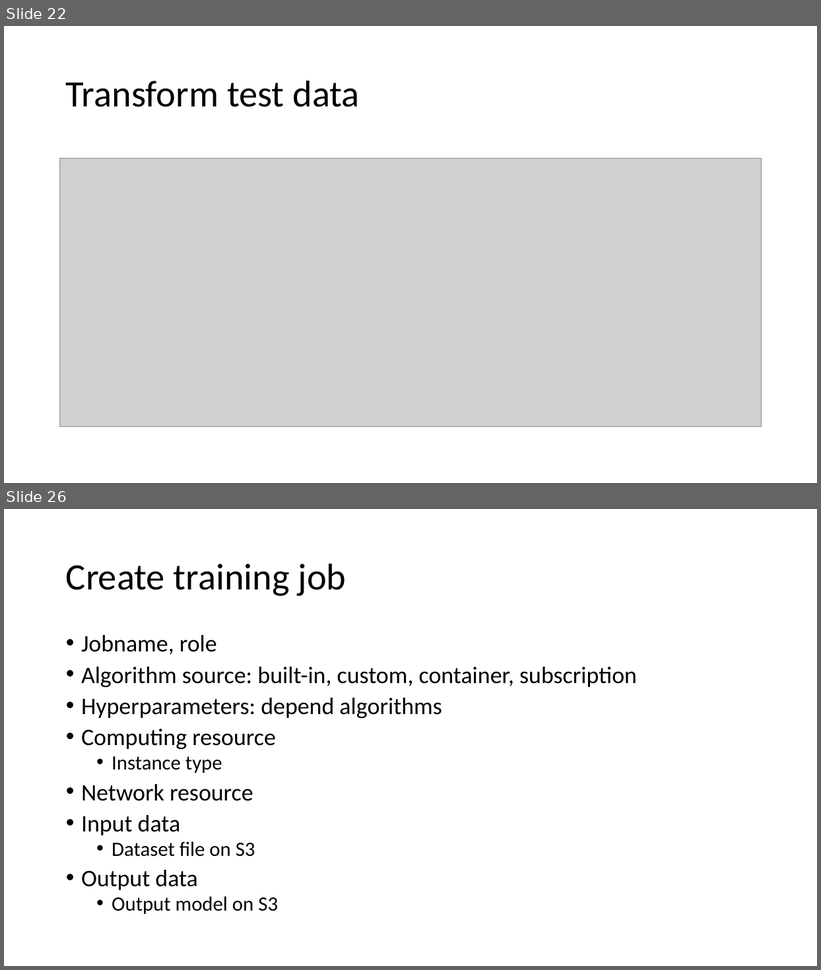
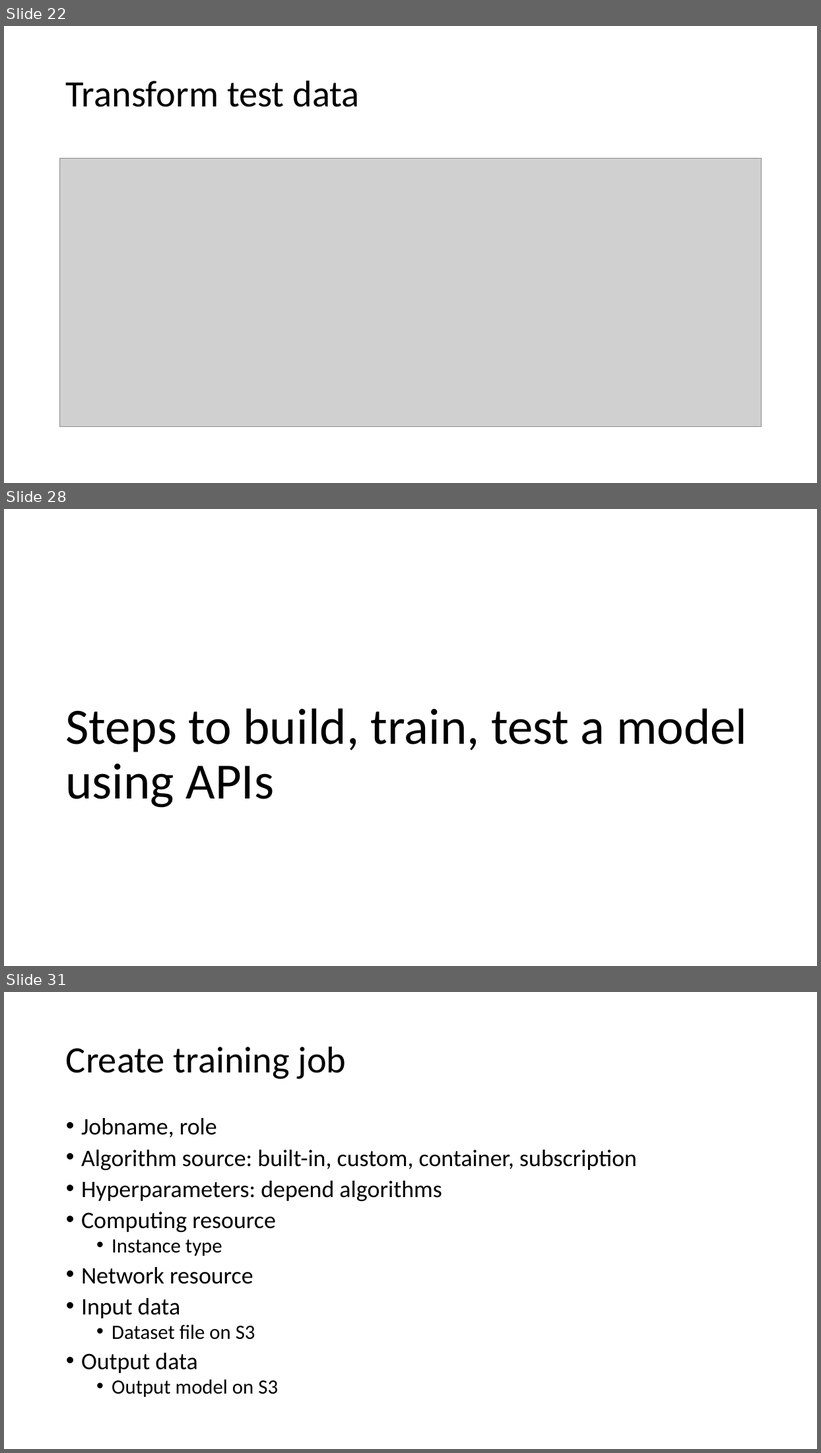
Before and after one commit to xuan0802/iot_slide, a slide deck: IoT analytics.pptx. Shown one above the other, each under a label of ours: slides 22 and 26 before the commit, slides 22, 28 and 31 after it; the slides between them are not shown. The pictures are 821x970 and 821x1453 pixels, drawn with LibreOffice and Linux fonts; fonts in the diff are those of the drawing; grey boxes stand for pictures. Boxes give left, top, right and bottom in pixels: in the first picture for what was removed or moved away, otherwise in the second. Text is boxed around its words. In the diff, an @@ line names an element or a change of style, - is before the commit and + after.

```diff
--- a/IoT analytics.pptx
+++ b/IoT analytics.pptx
@@ slide 28 added at (4,509,817,966), background #FFFFFF @@
@@ title added at (65,708,747,808), 60 pt, text #000000 @@
+Steps to build, train, test a model using APIs
@@ what was slide 26 is now slide 31 @@
```
Also in this commit, not shown: 2 slides changed, 9 other slides added, 2 slides removed.
